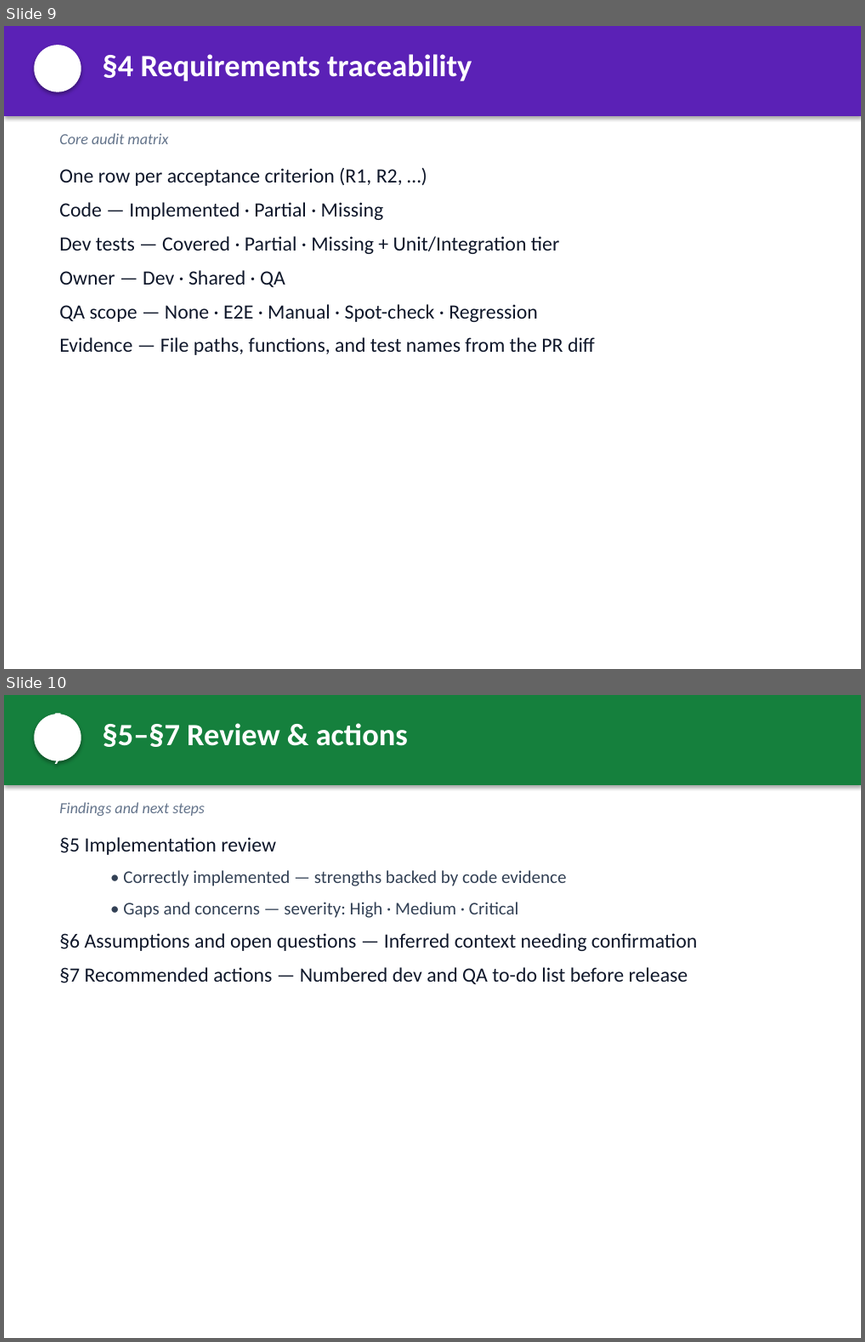
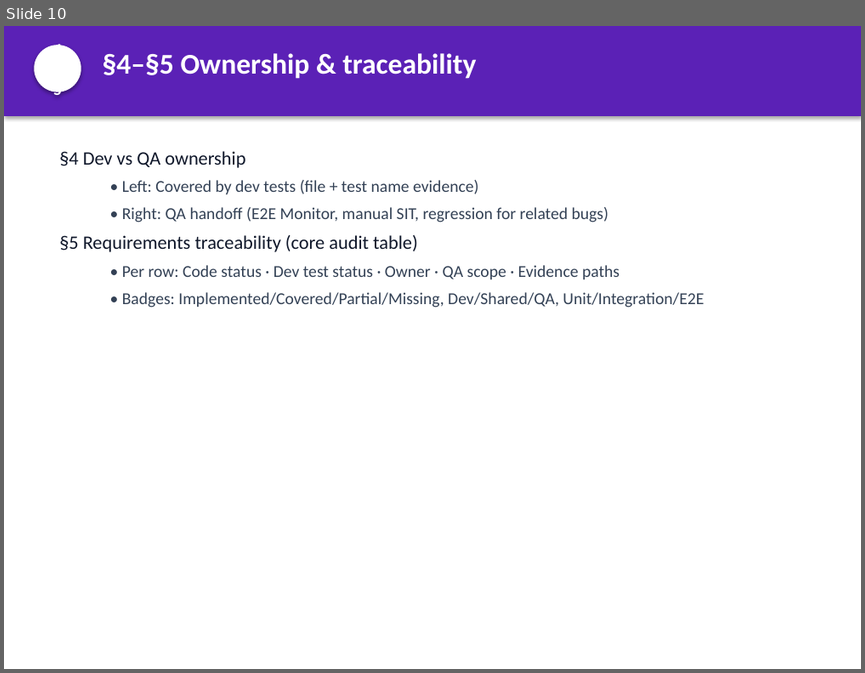
Before and after one commit to mgunjal11/pegasus-qa-agents-lab-copy, a slide deck: docs/MSC-Code-Coverage-Validator-Guide.pptx. Shown one above the other, each under a label of ours: slides 9 and 10 before the commit, slide 10 after it. The pictures are 865x1342 and 865x673 pixels, drawn with LibreOffice and Linux fonts; fonts in the diff are those of the drawing. Boxes give left, top, right and bottom in pixels: in the first picture for what was removed or moved away, otherwise in the second. Text is boxed around its words. In the diff, an @@ line names an element or a change of style, - is before the commit and + after.

```diff
--- a/docs/MSC-Code-Coverage-Validator-Guide.pptx
+++ b/docs/MSC-Code-Coverage-Validator-Guide.pptx
@@ slide 10 removed at box(4, 695, 861, 1338), background #FFFFFF @@
@@ rectangle removed at box(4, 695, 861, 785) @@
@@ ellipse removed at box(34, 714, 81, 761) @@
-5–7
@@ text removed at box(103, 723, 408, 747) @@
-§5–§7 Review & actions
@@ text removed at box(59, 802, 205, 816) @@
-Findings and next steps
@@ text removed at box(59, 837, 697, 984) @@
-§5 Implementation review
-  • Correctly implemented — strengths backed by code evidence
-  • Gaps and concerns — severity: High · Medium · Critical
-§6 Assumptions and open questions — Inferred context needing confirmation
-§7 Recommended actions — Numbered dev and QA to-do list before release
@@ what was slide 9 is now slide 10 @@
@@ slide 10 changed as well @@
@@ text in ellipse at box(53, 41, 62, 100): text added @@
+4–5
@@ text at box(103, 53, 476, 79): text changed; size 26 to 24 pt @@
-§4 Requirements traceability
+§4–§5 Ownership & traceability
@@ text at box(59, 151, 704, 307): text changed; size 17 to 14 pt; text colour #0F172A to #334155 @@
-One row per acceptance criterion (R1, R2, …)
-Code — Implemented · Partial · Missing
-Dev tests — Covered · Partial · Missing + Unit/Integration tier
-Owner — Dev · Shared · QA
-QA scope — None · E2E · Manual · Spot-check · Regression
-Evidence — File paths, functions, and test names from the PR diff
+§4 Dev vs QA ownership
+  • Left: Covered by dev tests (file + test name evidence)
+  • Right: QA handoff (E2E Monitor, manual SIT, regression for related bugs)
+§5 Requirements traceability (core audit table)
+  • Per row: Code status · Dev test status · Owner · QA scope · Evidence paths
+  • Badges: Implemented/Covered/Partial/Missing, Dev/Shared/QA, Unit/Integration/E2E
@@ text removed at box(59, 133, 168, 144) @@
-Core audit matrix
```
Also in this commit, not shown: 6 other slides changed, 9 slides added, 4 other slides removed, 2 other files.
